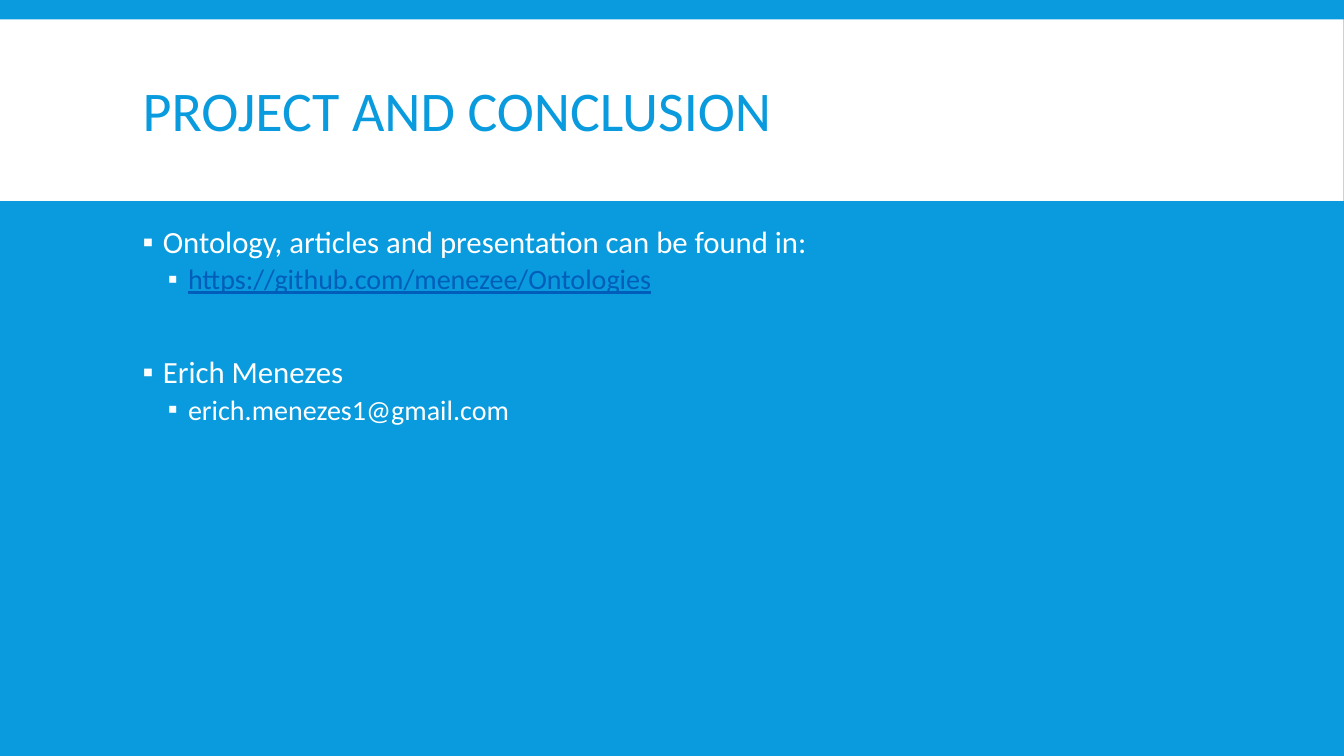
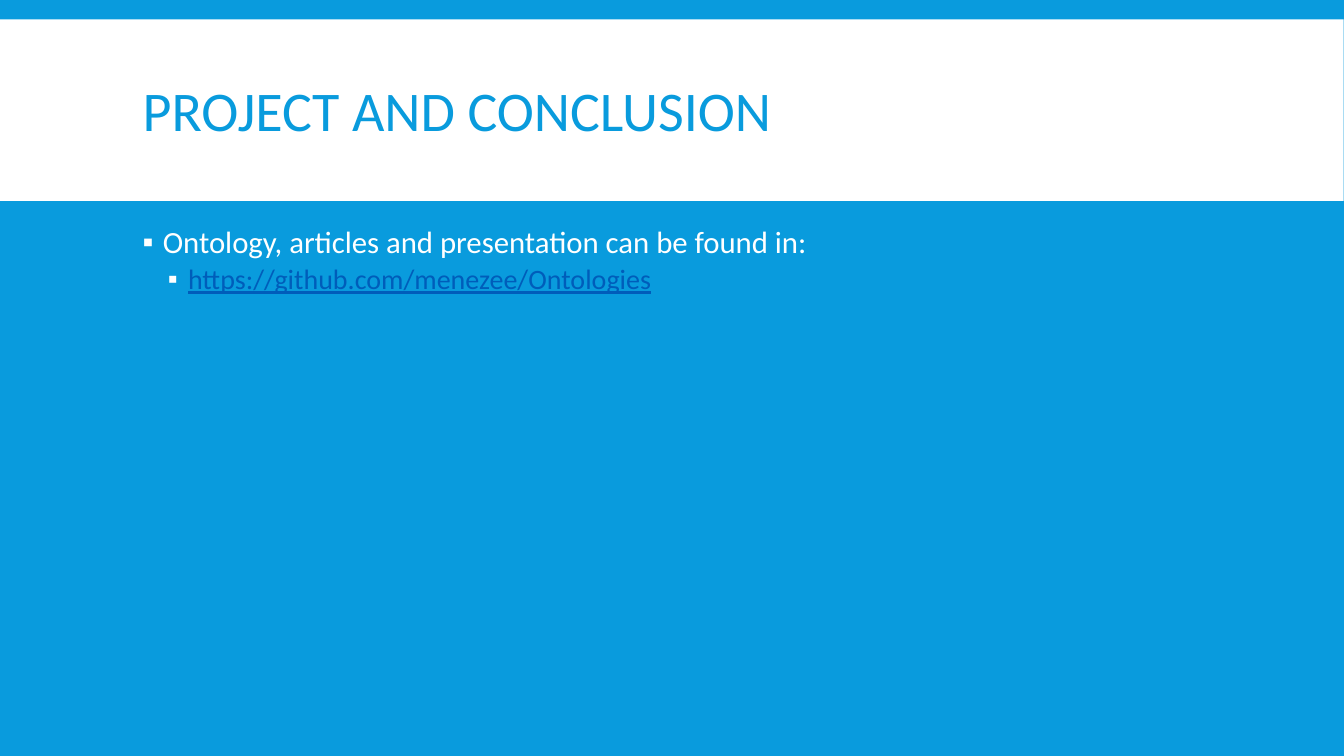
Before and after one commit to menezee/Ontologies, a slide deck: slide 17 of OntologiaUrbanMobility.pptx. Drawn at 1344x756 pixels with LibreOffice and Linux fonts; fonts in the diff are those of the drawing. Boxes give left, top, right and bottom in pixels: in the first picture for what was removed or moved away, otherwise in the second. Text is boxed around its words. In the diff, an @@ line names an element or a change of style, - is before the commit and + after.

Commit message:
adding missing files

```diff
--- a/OntologiaUrbanMobility.pptx
+++ b/OntologiaUrbanMobility.pptx
@@ text at [163, 361, 509, 425]: paragraphs removed @@
-▪ Erich Menezes
-  ▪ erich.menezes1@gmail.com
```
